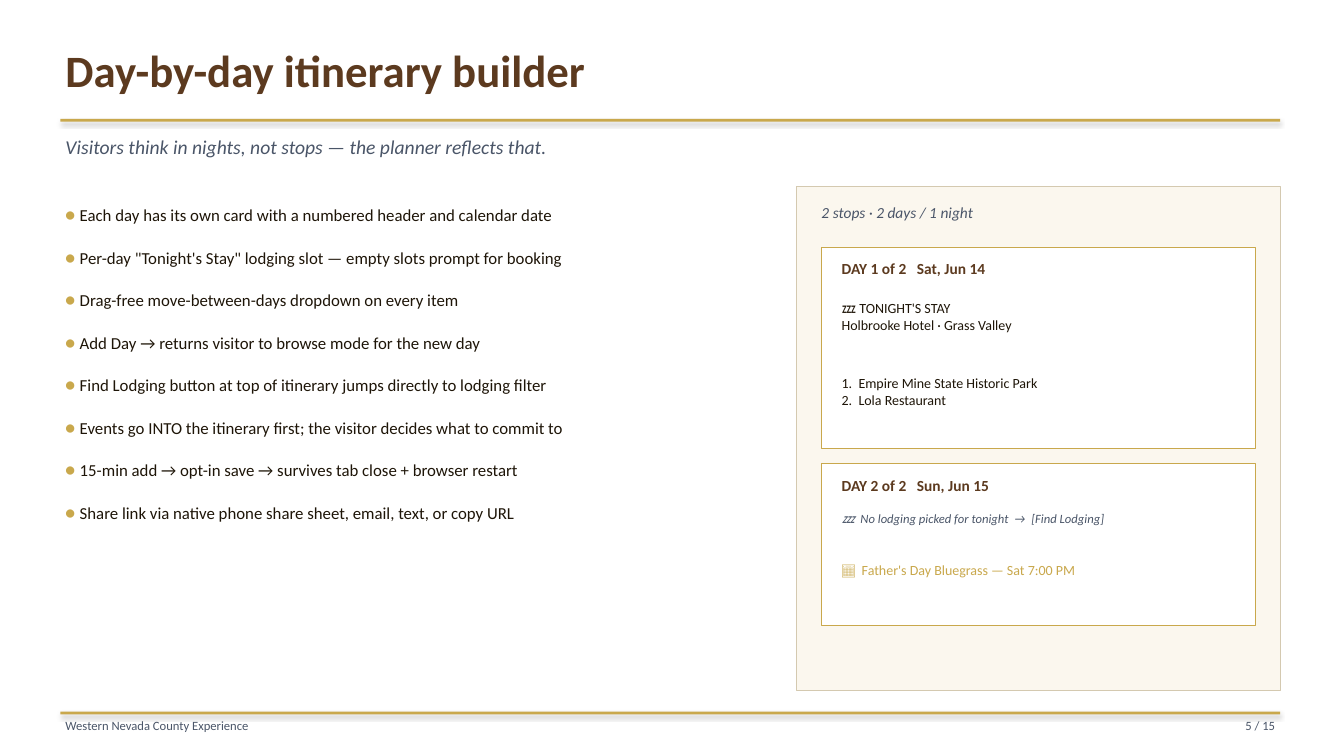
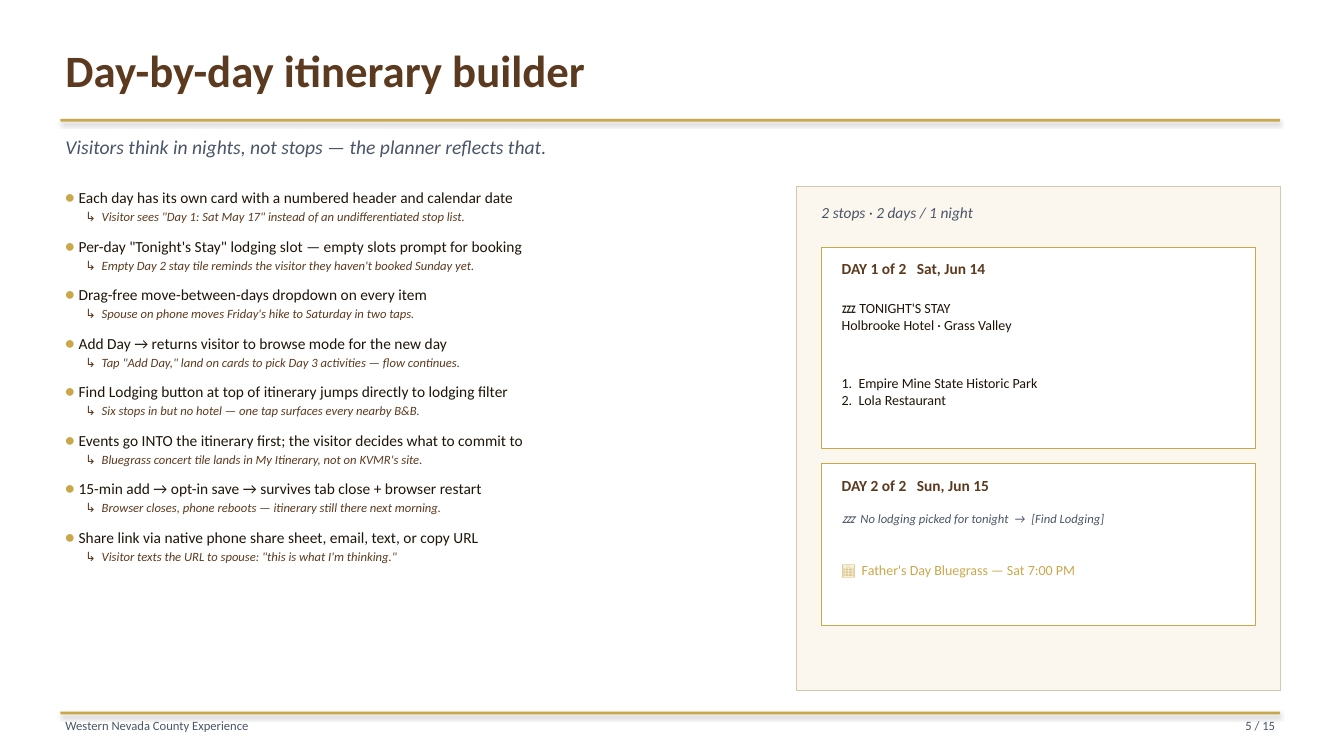
Before and after one commit to liammlrb-eng/nevada-county-experiences, a slide deck: slide 5 of demo_pitch.pptx. Drawn at 1344x756 pixels with LibreOffice and Linux fonts; fonts in the diff are those of the drawing. Boxes give left, top, right and bottom in pixels: in the first picture for what was removed or moved away, otherwise in the second. Text is boxed around its words. In the diff, an @@ line names an element or a change of style, - is before the commit and + after.

```diff
--- a/demo_pitch.pptx
+++ b/demo_pitch.pptx
@@ text "• Each day has its ...": place and size @@
-text "• Each day has its ..." at box(80, 209, 562, 522)
+text "• Each day has its ..." at box(79, 192, 523, 563)
@@ text at box(79, 192, 523, 546): size 14 to 13 pt in "•", "•", "•", "•" and 4 more places; size 12 to 11 pt in "Each day has its own card with ...", "Per-day "Tonight's Stay" lodging slot — empty ...", "Drag-free move-between-days dropdown on every item", "Add Day → returns visitor to browse ..." and 4 more places; line spacing 1.45 to 1.2; less space between paragraphs @@
@@ text at box(102, 212, 465, 223): paragraph added @@
+↳ Visitor sees "Day 1: Sat May 17" instead of an undifferentiated stop list.
@@ text at box(102, 261, 474, 272): paragraph added @@
+↳ Empty Day 2 stay tile reminds the visitor they haven't booked Sunday yet.
@@ text at box(102, 309, 414, 320): paragraph added @@
+↳ Spouse on phone moves Friday's hike to Saturday in two taps.
@@ text at box(102, 358, 460, 369): paragraph added @@
+↳ Tap "Add Day," land on cards to pick Day 3 activities — flow continues.
@@ text at box(102, 406, 419, 417): paragraph added @@
+↳ Six stops in but no hotel — one tap surfaces every nearby B&B.
@@ text at box(102, 455, 422, 466): paragraph added @@
+↳ Bluegrass concert tile lands in My Itinerary, not on KVMR's site.
@@ text at box(102, 503, 441, 514): paragraph added @@
+↳ Browser closes, phone reboots — itinerary still there next morning.
@@ text at box(102, 552, 397, 563): paragraph added @@
+↳ Visitor texts the URL to spouse: "this is what I'm thinking."
```
Also in this commit, not shown: 6 other slides changed, 1 other file.
